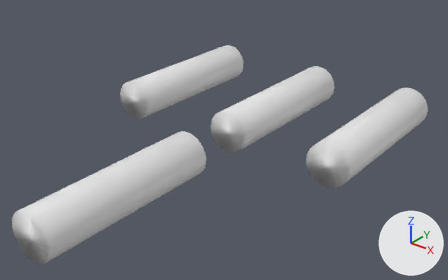
A saved change to the FBX model Assets/homestead/base pieces/pipes.fbx.
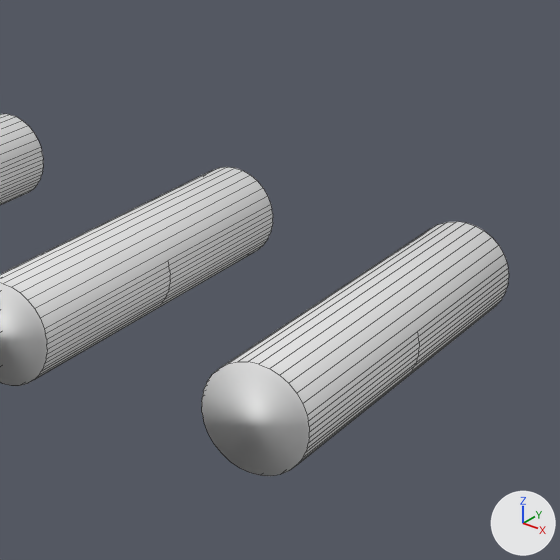
Each version is shown whole from a 50 mm camera at (3.99, -6.05, 3.02) aimed at (-0.5, -0.43, -0.46), then close up on the part from 51% to 100% of the width and 0% to 79% of the height. The axes (+X, +Y, +Z) are drawn at lower right. The lights are the same throughout. The close-ups show mesh edges as thin lines. Where no turn or scale is listed for an object, it has been applied to the vertices.

Objects in the first close-up: 'hydrogenpipe', 'methanepipe', 'oxygenpipe'.
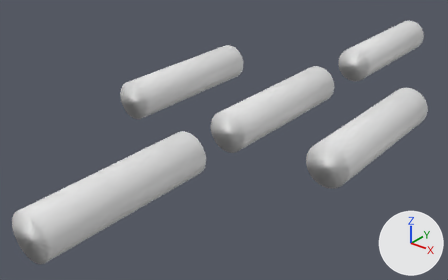
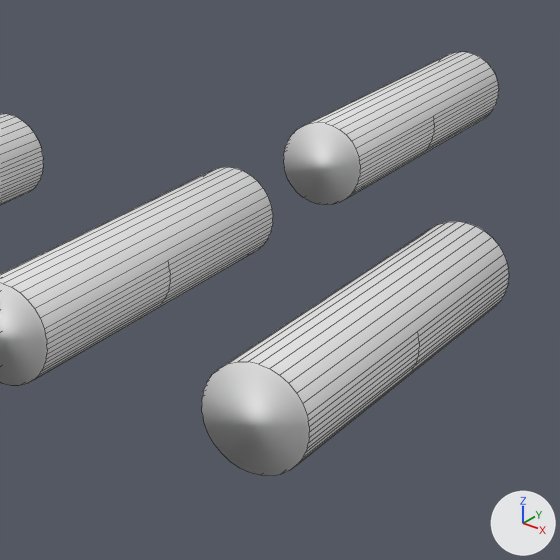
Changed parts and their boxes (x1, y1, x2, y2) in the close-ups (560 x 560 px):
'waterpipe', added: after (284, 52, 499, 205)

What the commit changed:
Mesh me_cylinder_004 is new.
It has 102 vertices, 61 faces and spans x -0.25..0.25, y -1.0..1.0, z -0.25..0.25.
Object 'waterpipe' (ob_waterpipe) is new; it shows me_cylinder_004.
Its location is (0.0, 3.009, 0.0).
